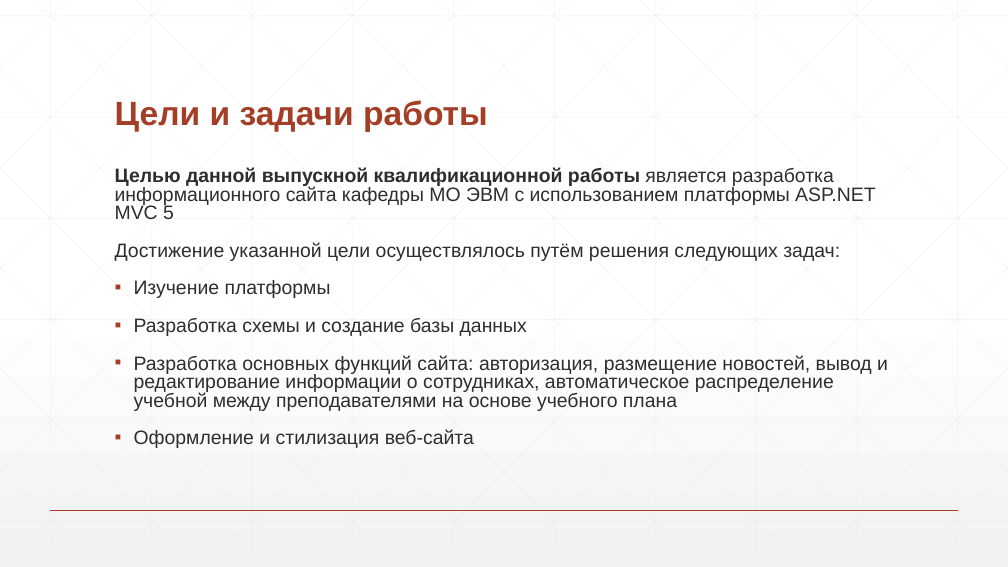
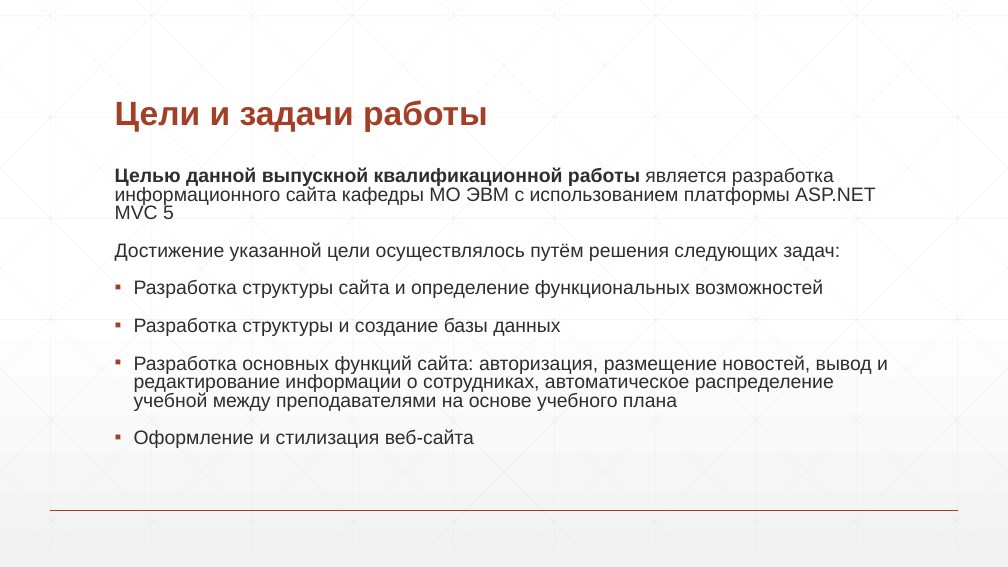
Before and after one commit to DanilaShushkanov/Site22, a slide deck: slide 3 of Диплом_през.pptx. Drawn at 1008x567 pixels with LibreOffice and Linux fonts; fonts in the diff are those of the drawing. Boxes give left, top, right and bottom in pixels: in the first picture for what was removed or moved away, otherwise in the second. Text is boxed around its words. In the diff, an @@ line names an element or a change of style, - is before the commit and + after.

```diff
--- a/Диплом_през.pptx
+++ b/Диплом_през.pptx
@@ text at (134,279,823,336): text changed @@
-▪ Изучение платформы
-▪ Разработка схемы и создание базы данных
+▪ Разработка структуры сайта и определение функциональных возможностей
+▪ Разработка структуры и создание базы данных
```
Also in this commit, not shown: 7 other slides changed, 1 slide added, 10 other files.
